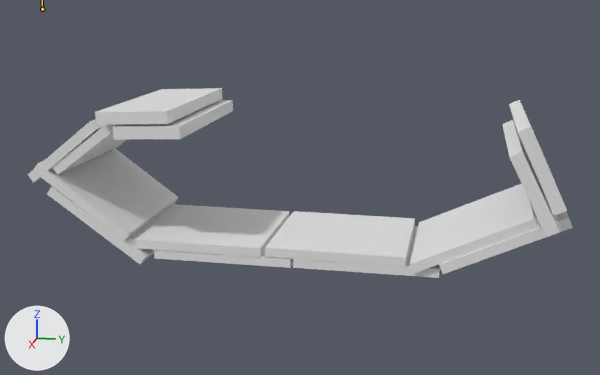
A saved change to the Blender file Blender Assets/Conveyor1.blend.
The view is the same before and after, from a camera (50 mm lens) standing at (9.07, 1.84, 2.15) and looking at (0.02, 0.03, -0.11). The axes (+X, +Y, +Z) are drawn at lower left. The lights are the same throughout. The bones that change are drawn over the model as lines.
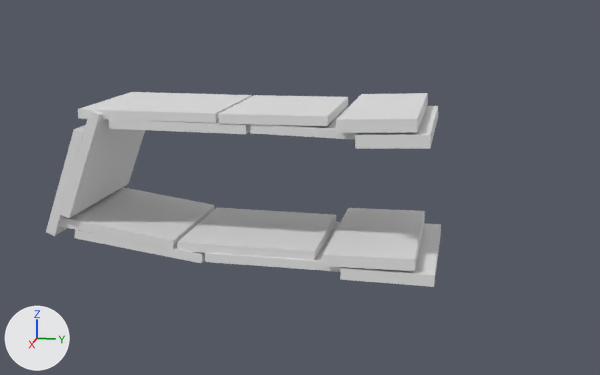
The newer file adds an action. The first version stands in its rest pose; the second is drawn at frame 80 of the action 'ArmatureAction'.

Location of each change, (x1, y1, x2, y2) in pixels of the pictures (600 x 375 px):
'Cube.009', posed (24% wider, 42% shorter)
    before: (410, 183, 538, 273)
    after: (177, 208, 336, 260)
'Cube.008', posed (11% taller)
    before: (265, 211, 415, 267)
    after: (60, 187, 215, 249)
'Cube.007', posed
    before: (126, 204, 289, 257)
    after: (60, 110, 145, 218)
'Cube.006', posed
    before: (33, 149, 179, 241)
    after: (109, 119, 250, 134)
'Cube.012', posed (75% wider, 46% shorter)
    before: (502, 120, 560, 237)
    after: (323, 208, 425, 271)
'Cube.003', posed (28% narrower, 8% taller)
    before: (95, 88, 223, 125)
    after: (336, 93, 428, 133)
'Cube.001', posed
    before: (47, 186, 154, 264)
    after: (78, 92, 252, 123)
'Cube.002', posed
    before: (28, 119, 105, 183)
    after: (218, 95, 348, 126)
'Cube.013', posed (73% wider, 44% shorter)
    before: (509, 100, 567, 216)
    after: (340, 223, 441, 287)
'Cube.004', posed (31% narrower, 7% taller)
    before: (113, 100, 233, 140)
    after: (355, 106, 438, 149)
'Cube.011', posed
    before: (439, 209, 573, 274)
    after: (205, 222, 341, 272)
'Cube.010', posed
    before: (293, 226, 440, 278)
    after: (74, 230, 205, 263)
'Cube', posed
    before: (154, 250, 293, 268)
    after: (46, 125, 86, 236)
'Cube.005', posed
    before: (52, 124, 127, 175)
    after: (250, 107, 356, 140)

The change, as a diff of the scene's bpy script:
```diff
--- a/Blender Assets/Conveyor1.blend.py
+++ b/Blender Assets/Conveyor1.blend.py
@@ bone_conveyorcontrol @@
 bone_conveyorcontrol = bpy.data.objects['Armature'].pose.bones['ConveyorControl']
-bone_conveyorcontrol.location = (0.0, 0.0, 0.0)
+bone_conveyorcontrol.location = (0.0, 0.0, -9.0)
```
